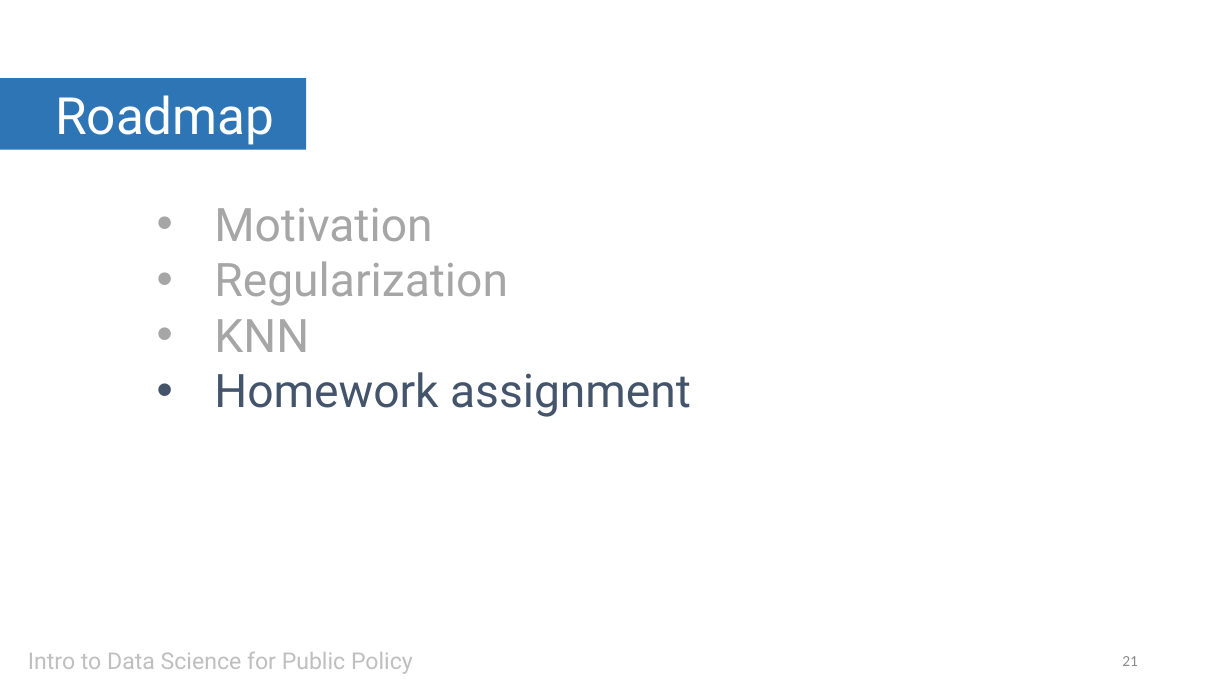
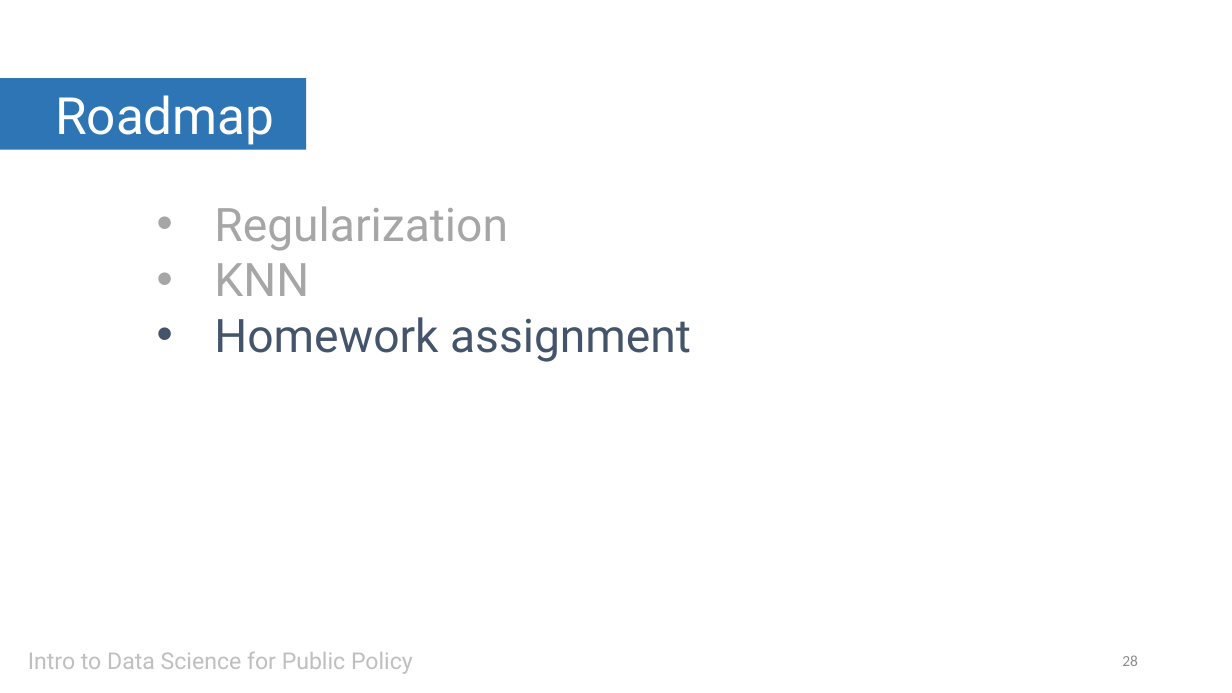
Before and after one commit to SigmaMonstR/data-science, a slide deck: slide 28 of lecture-06/slides.pptx (slide 21 before the commit). Drawn at 1232x693 pixels with LibreOffice and Linux fonts; fonts in the diff are those of the drawing. Boxes give left, top, right and bottom in pixels: in the first picture for what was removed or moved away, otherwise in the second. Text is boxed around its words. In the diff, an @@ line names an element or a change of style, - is before the commit and + after.

```diff
--- a/lecture-06/slides.pptx
+++ b/lecture-06/slides.pptx
@@ text at [214,208,432,241]: paragraph removed @@
-• Motivation
@@ page number at [1122,655,1138,666]: text changed @@
-21
+28
```
Also in this commit, not shown: 3 other slides changed, 13 slides added, 6 slides removed, 8 other files.
